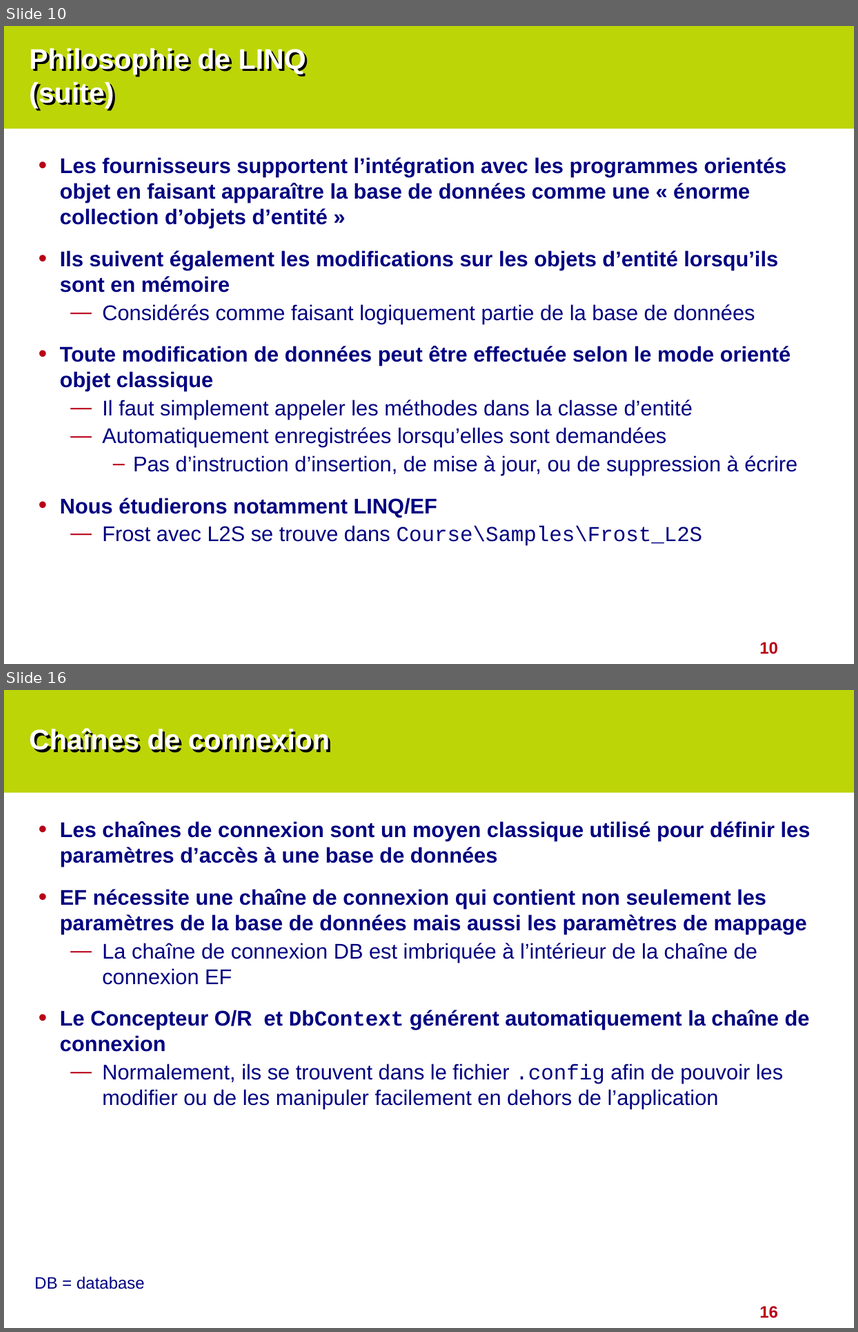
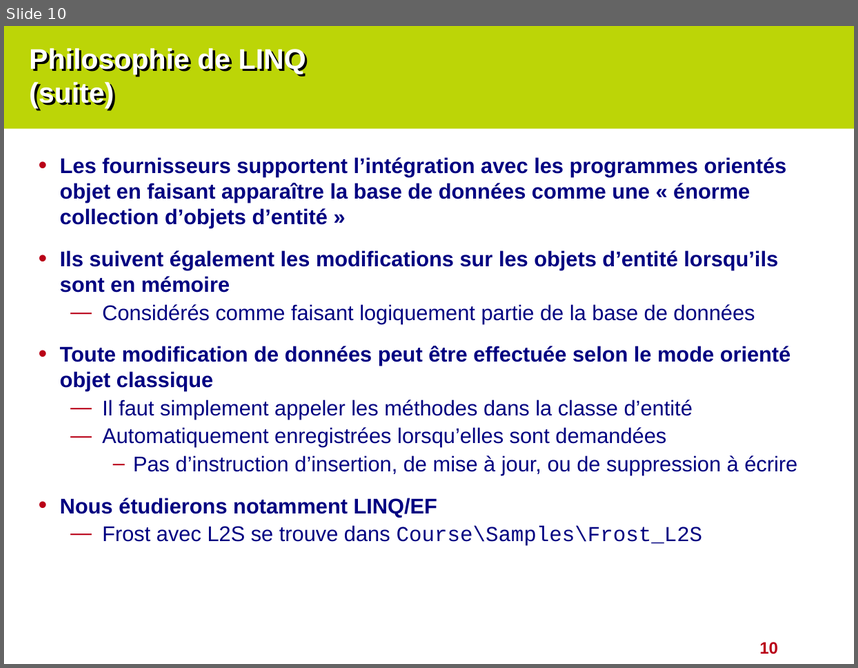
Before and after one commit to cyrilvincent/cs-advanced, a slide deck: ppt/CSAdvanced-06-EF.pptx. Shown one above the other, each under a label of ours: slides 10 and 16 before the commit, slide 10 after it; the slides between them are not shown. The pictures are 858x1332 and 858x668 pixels, drawn with LibreOffice and Linux fonts; fonts in the diff are those of the drawing. Boxes give left, top, right and bottom in pixels: in the first picture for what was removed or moved away, otherwise in the second. Text is boxed around its words. In the diff, an @@ line names an element or a change of style, - is before the commit and + after.

```diff
--- a/ppt/CSAdvanced-06-EF.pptx
+++ b/ppt/CSAdvanced-06-EF.pptx
@@ slide 16 removed at bbox=[4, 690, 854, 1328], background #BCD507; not listed: 2 template elements that a slide beside it also shows @@
@@ title removed at bbox=[29, 728, 330, 753] @@
-Chaînes de connexion
@@ text removed at bbox=[60, 821, 811, 1108] @@
-• Les chaînes de connexion sont un moyen classique utilisé pour définir les paramètres d’accès à une base de données
-• EF nécessite une chaîne de connexion qui contient non seulement les paramètres de la base de données mais aussi les paramètres de mappage
-  — La chaîne de connexion DB est imbriquée à l’intérieur de la chaîne de connexion EF
-• Le Concepteur O/R et DbContext générent automatiquement la chaîne de connexion
-  — Normalement, ils se trouvent dans le fichier .config afin de pouvoir les modifier ou de les manipuler facilement en dehors de l’application
@@ text removed at bbox=[34, 1276, 145, 1289] @@
-DB = database
```
Also in this commit, not shown: 1 slide added, 12 other slides removed, 10 other files.
